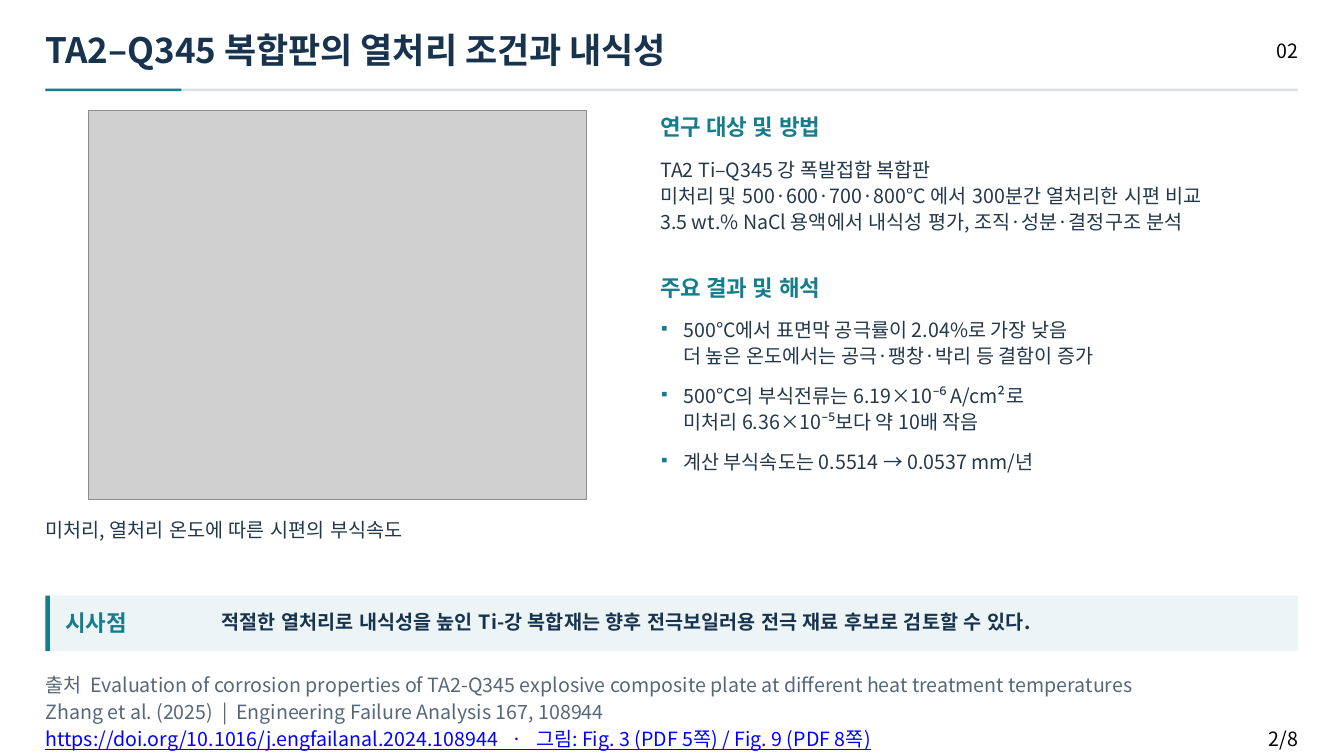
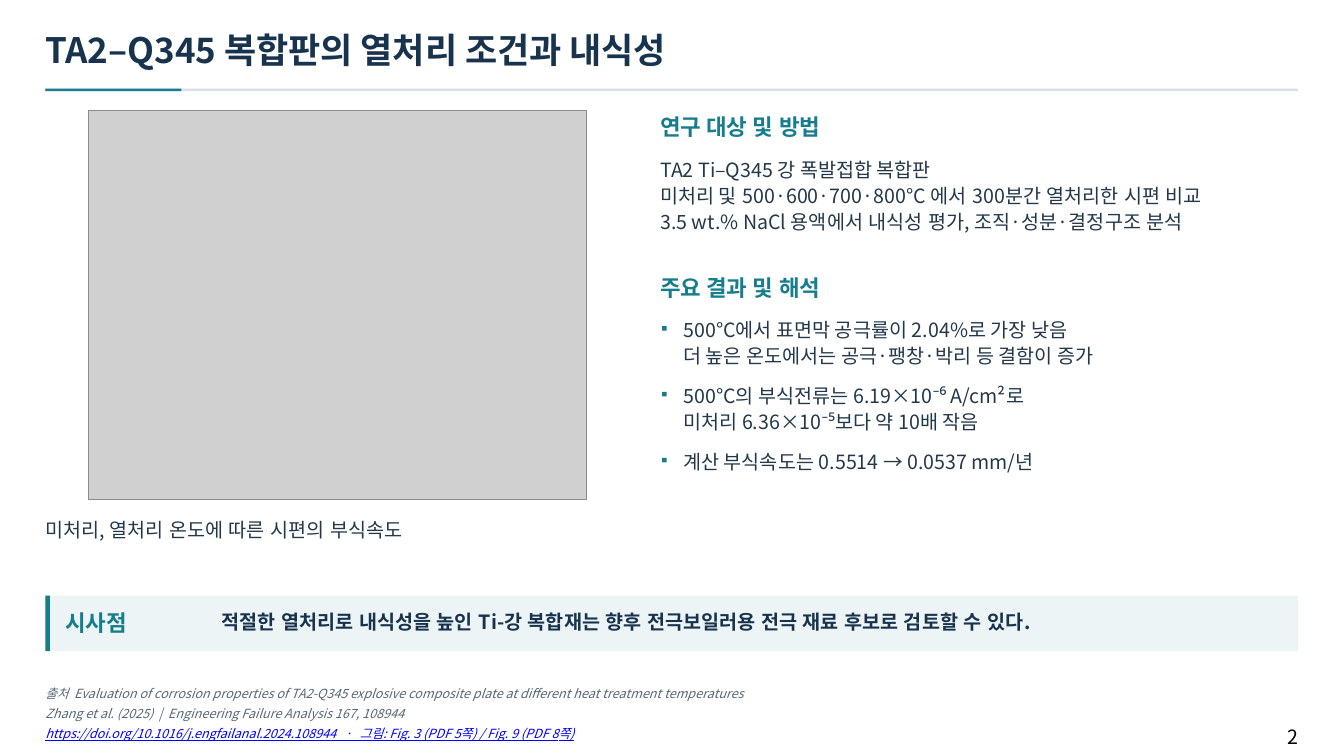
Before and after one commit to jskang5000-arch/-, a slide deck: slide 2 of documents/electrode-papers-user-revised-format-ko.pptx. Drawn at 1344x756 pixels with LibreOffice and Linux fonts; fonts in the diff are those of the drawing; grey boxes stand for pictures. Boxes give left, top, right and bottom in pixels: in the first picture for what was removed or moved away, otherwise in the second. Text is boxed around its words. In the diff, an @@ line names an element or a change of style, - is before the commit and + after.

```diff
--- a/documents/electrode-papers-user-revised-format-ko.pptx
+++ b/documents/electrode-papers-user-revised-format-ko.pptx
@@ text removed at box(1276, 43, 1298, 59) @@
-02
@@ size 14 to 9 pt, italic on; line spacing 18.5pt to 11.2pt in 3 elements at box(45, 708, 404, 721), box(45, 727, 575, 741), box(45, 687, 744, 701) @@
@@ text "출처 Evaluation of corrosion properties ...": place and size @@
-text "출처 Evaluation of corrosion properties ..." at box(45, 675, 1133, 697)
+text "출처 Evaluation of corrosion properties ..." at box(45, 687, 744, 701)
@@ text at box(1287, 729, 1298, 744): text changed @@
-2/8
+2
```
Also in this commit, not shown: 7 other slides changed, 1 other file.
